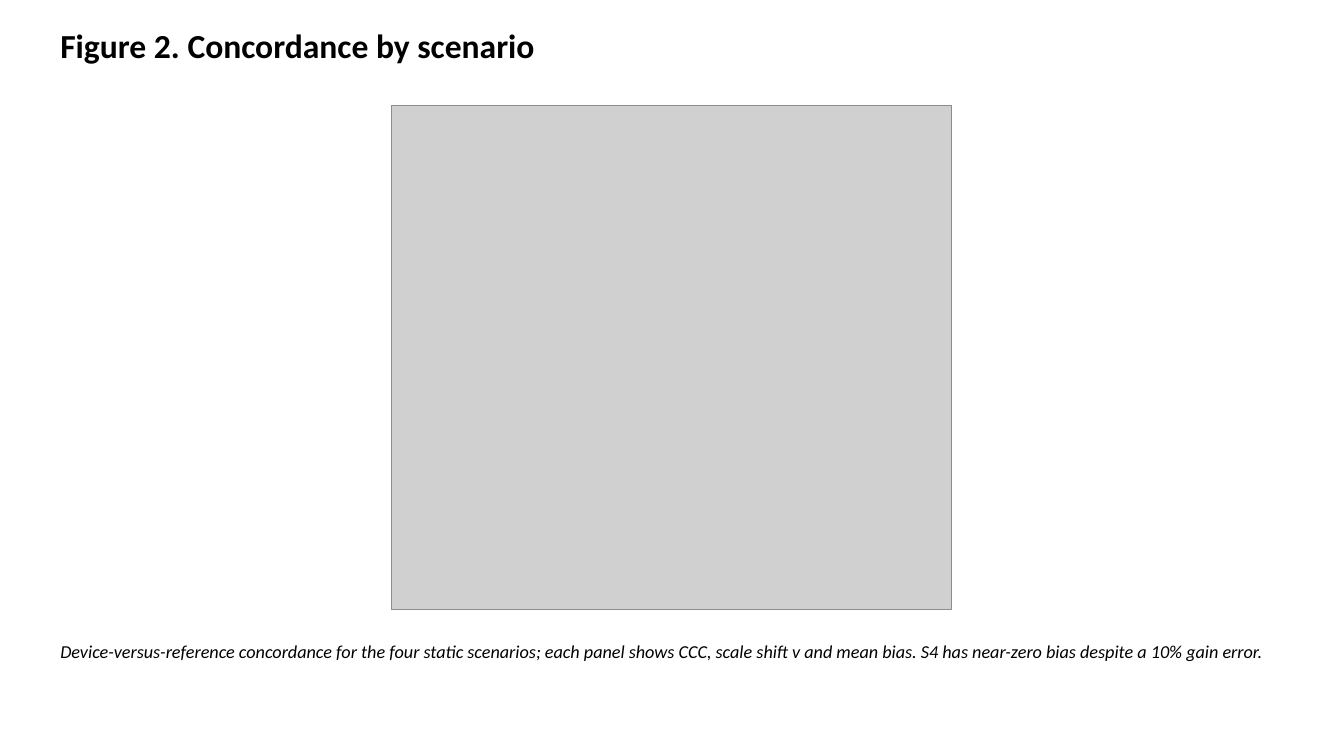
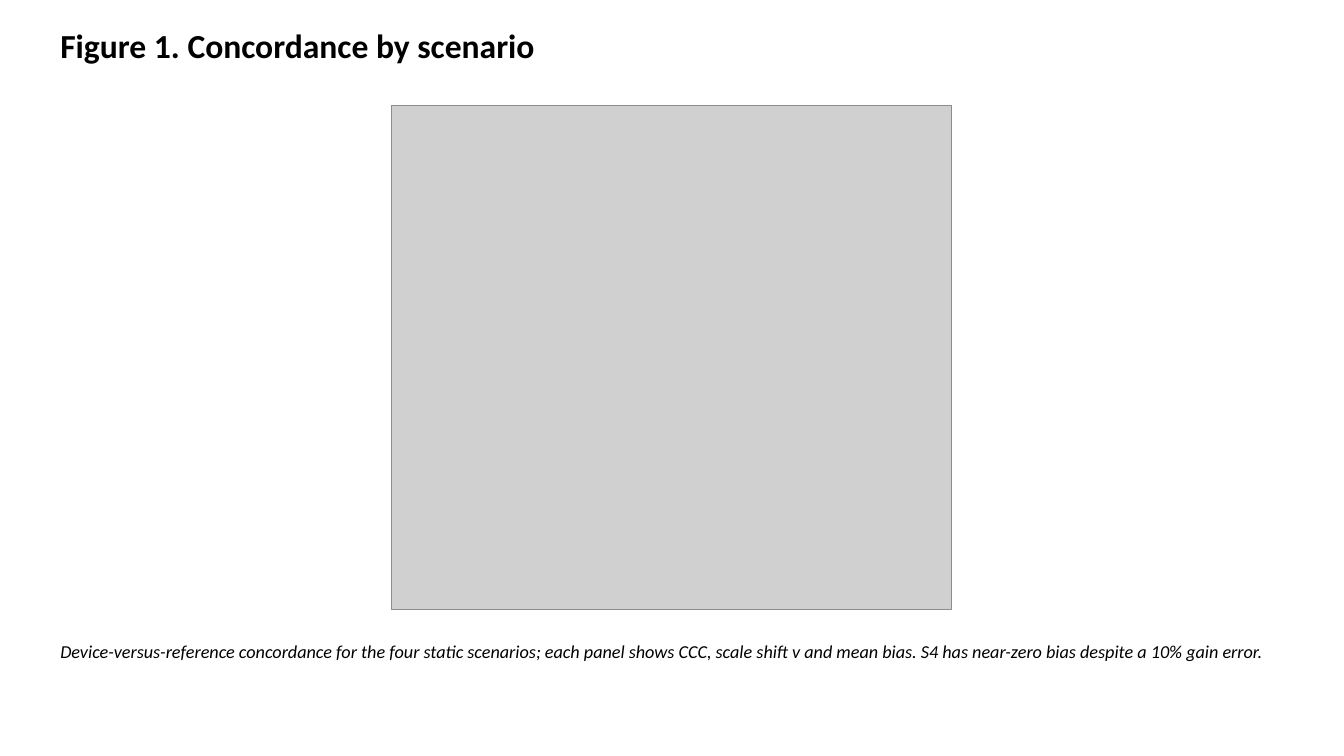
Before and after one commit to bougtoir/medical-accident-its-analysis, a slide deck: slide 1 of zero_calibration_bpm/manuscripts/BPM_Figures_EN.pptx (slide 2 before the commit). Drawn at 1344x756 pixels with LibreOffice and Linux fonts; fonts in the diff are those of the drawing; grey boxes stand for pictures. Boxes give left, top, right and bottom in pixels: in the first picture for what was removed or moved away, otherwise in the second. Text is boxed around its words. In the diff, an @@ line names an element or a change of style, - is before the commit and + after.

```diff
--- a/zero_calibration_bpm/manuscripts/BPM_Figures_EN.pptx
+++ b/zero_calibration_bpm/manuscripts/BPM_Figures_EN.pptx
@@ text at [60,34,534,64]: text changed @@
-Figure 2. Concordance by scenario
+Figure 1. Concordance by scenario
```
Also in this commit, not shown: 5 other slides changed, 32 other files.
